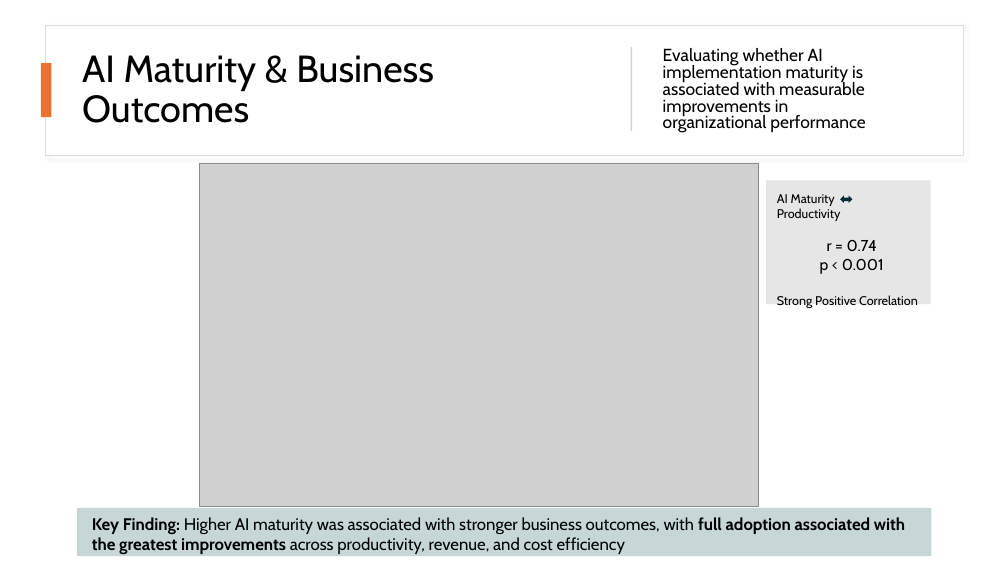
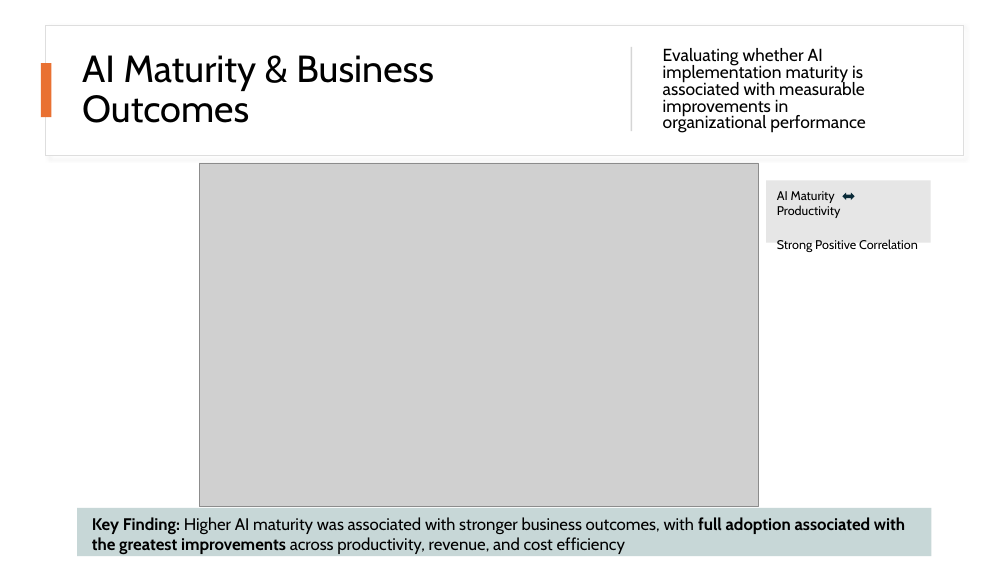
Before and after one commit to S-Shockley/MidtermAIAdoption, a slide deck: slide 5 of Presentation/Global AI Adoption & Workforce Impact DatasetNEW.pptx. Drawn at 1008x567 pixels with LibreOffice and Linux fonts; fonts in the diff are those of the drawing; grey boxes stand for pictures. Boxes give left, top, right and bottom in pixels: in the first picture for what was removed or moved away, otherwise in the second. Text is boxed around its words. In the diff, an @@ line names an element or a change of style, - is before the commit and + after.

Commit message:
ppt update

```diff
--- a/Presentation/Global AI Adoption & Workforce Impact DatasetNEW.pptx
+++ b/Presentation/Global AI Adoption & Workforce Impact DatasetNEW.pptx
@@ rectangle: place and size @@
-rectangle at (766,181,931,305)
+rectangle at (766,181,931,243)
@@ text at (820,240,884,274): paragraphs removed @@
-r = 0.74
-p < 0.001
```
Also in this commit, not shown: 2 other files.
